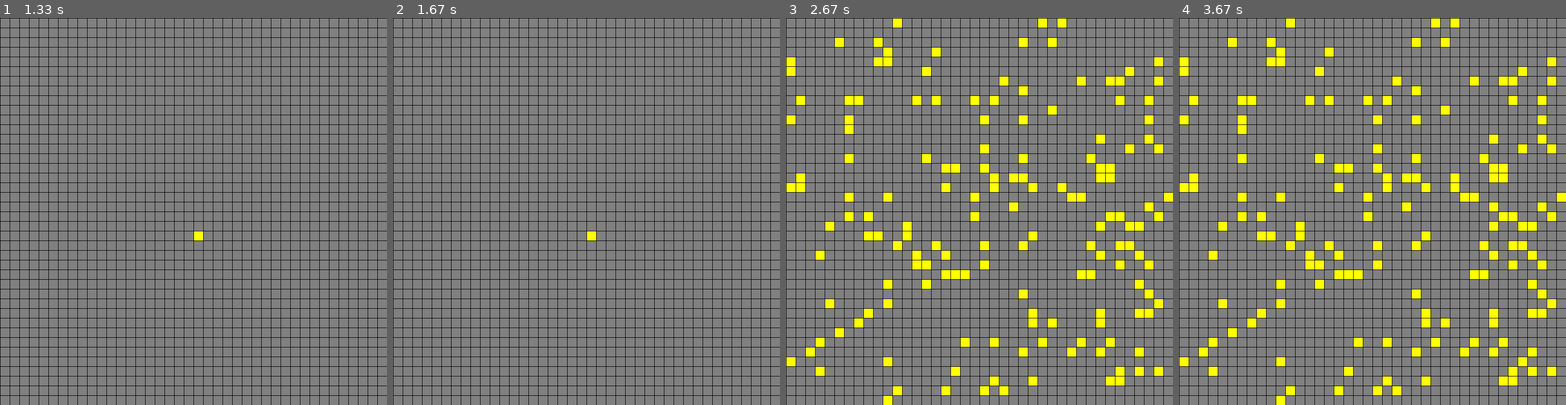
Above: before the commit, frames 1-4 (left to right).
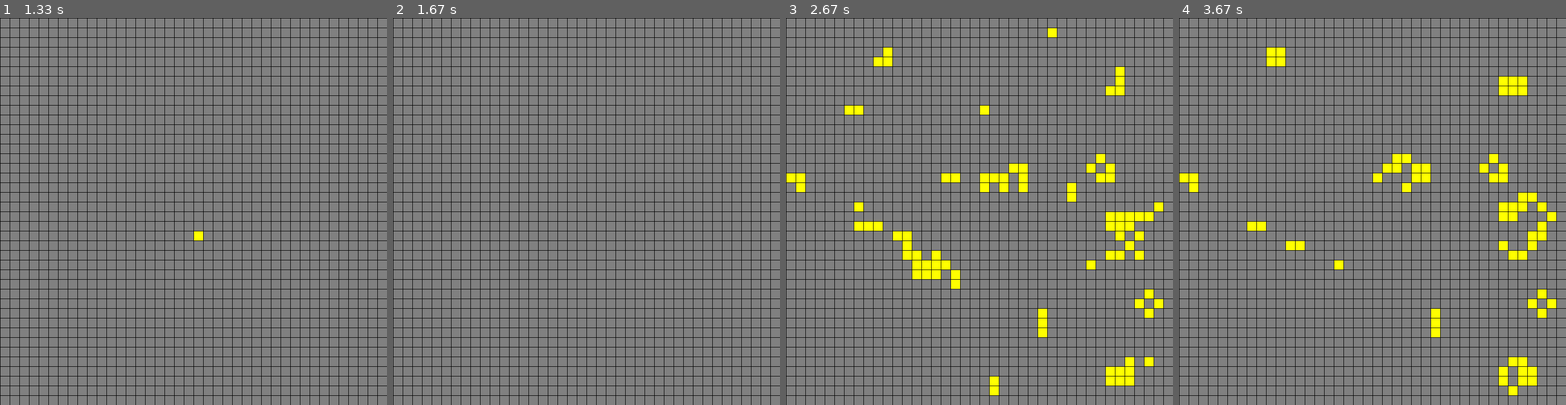
Above: after the commit, the same moments.

Repository: BarbarossaLives/TechWithTimPythonGames
Game: pygame game, started from GameOfLife/GameOfLife.py
The game is run twice, just before and just after one commit, with the same random seed, the same clock (stepped at 60 frames per second) and the same inputs.
Inputs (mouse positions are in pixels of both pictures, inside the frame that each line leads up to):
- Up to frame 1 (1.33 s): tap C at 0.33 s; click (193, 238) at 0.72 s; tap Space at 1 s
- Up to frame 2 (1.67 s): no input
- Up to frame 3 (2.67 s): tap G at 2.33 s
- Up to frame 4 (3.67 s): click (1519, 358) at 2.72 s; click (1449, 180) at 3.05 s; click (1492, 203) at 3.38 s

Frame 1 is identical in both runs. In frame 2, less than 0.1% of the frame differs, in the area x 50-53%, y 55-58%; in frame 3, 10%, in the area x 0-100%, y 0-100%; in frame 4, 10%.

Commit message:
game working - final save

Diff:
--- a/GameOfLife/GameOfLife.py
+++ b/GameOfLife/GameOfLife.py
@@ -40,7 +40,7 @@
     new_positions = set()
 
     for position in positions:
-        neighbors = get_neighbors(positions)
+        neighbors = get_neighbors(position)
         all_neighbors.update(neighbors)
 
         neighbors = list(filter (lambda x: x in positions,neighbors))
@@ -58,18 +58,41 @@
     return new_positions
 
 
-def get_neighbors():
-    pass
+def get_neighbors(pos):
+    x,y = pos
+    neightbors = []
+    for dx in [-1,0,1]:
+        if x + dx < 0 or x + dx > GRID_WIDTH:
+            continue
+        for dy  in [-1,0,1]:
+            if x + dy < 0 or y + dy > GRID_HEIGHT:
+                continue
+            if dx == 0 and dy == 0:
+                continue
 
+            neightbors.append((x + dx , y + dy))
+
+    return neightbors
 
 # Main Loop
 def main():
     running = True
     playing = False
+    count = 0
+    update_freq = 30
     positions = set()
 
     while running:
         clock.tick(FPS)
+
+        if playing:
+            count += 1
+
+        if count == update_freq:
+            count = 0
+            positions = adjust_grid(positions)
+
+        pygame.display.set_caption("Playing" if playing else "Pause")
 
         for event in pygame.event.get():
             if event.type == pygame.QUIT:
@@ -96,6 +119,7 @@
                 if event.key == pygame.K_c:
                     positions = set()
                     playing = False
+                    count = 0
 
                 if event.key == pygame.K_g:
                     positions = gen(random.randrange(2,5)* GRID_WIDTH)
